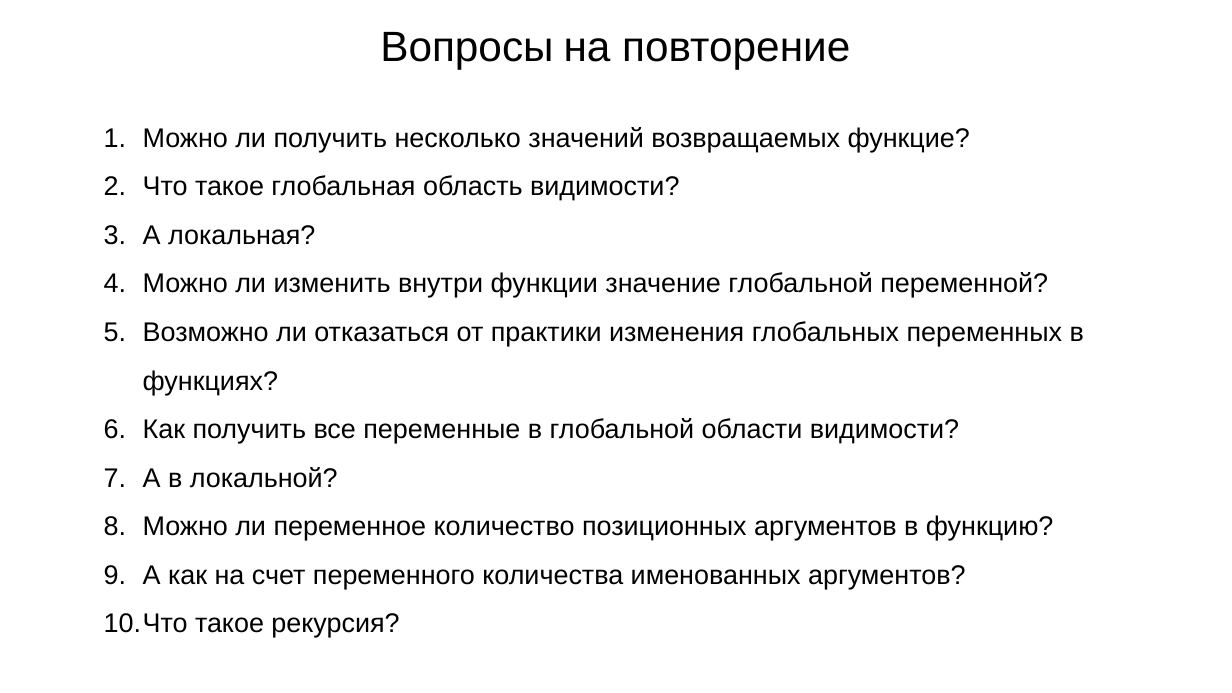
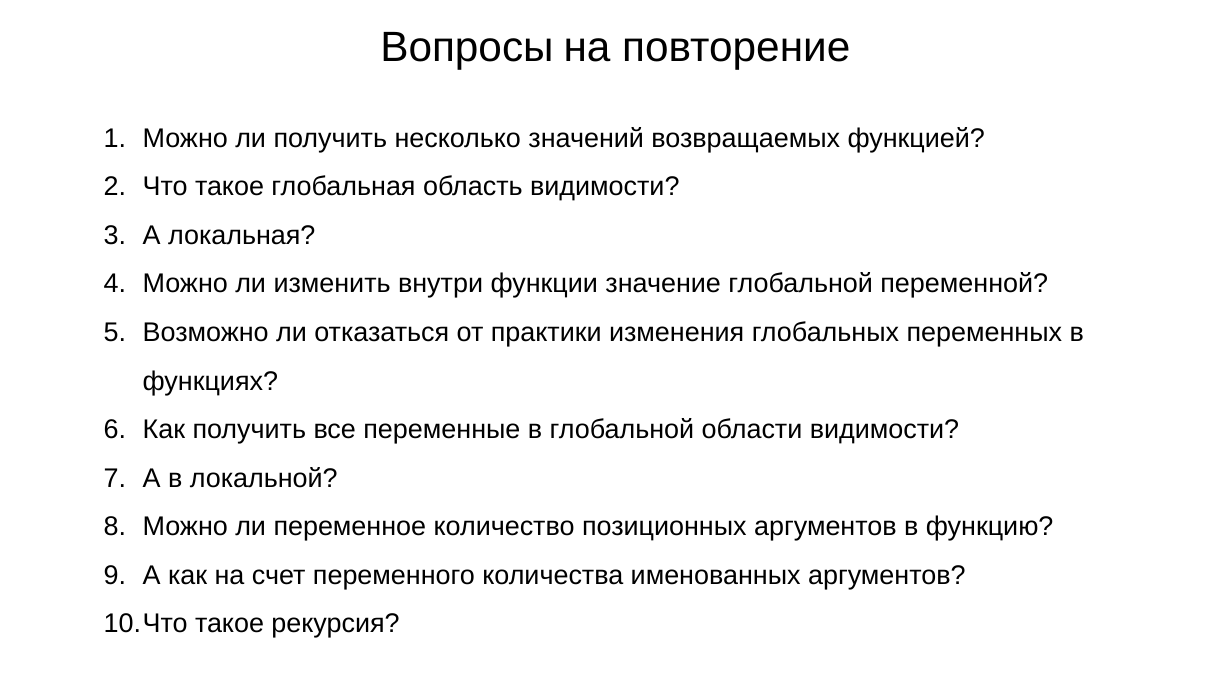
Before and after one commit to maxchv/LearnPython, a slide deck: slide 2 of week05/Exceptions.pptx. Drawn at 1232x693 pixels with LibreOffice and Linux fonts; fonts in the diff are those of the drawing. Boxes give left, top, right and bottom in pixels: in the first picture for what was removed or moved away, otherwise in the second. Text is boxed around its words. In the diff, an @@ line names an element or a change of style, - is before the commit and + after.

```diff
--- a/week05/Exceptions.pptx
+++ b/week05/Exceptions.pptx
@@ text at bbox=[143, 127, 985, 152]: text changed @@
-1. Можно ли получить несколько значений возвращаемых функцие?
+1. Можно ли получить несколько значений возвращаемых функцией?
```
Also in this commit, not shown: 2 other slides changed, 2 slides added, 5 slides removed, 1 other file.
